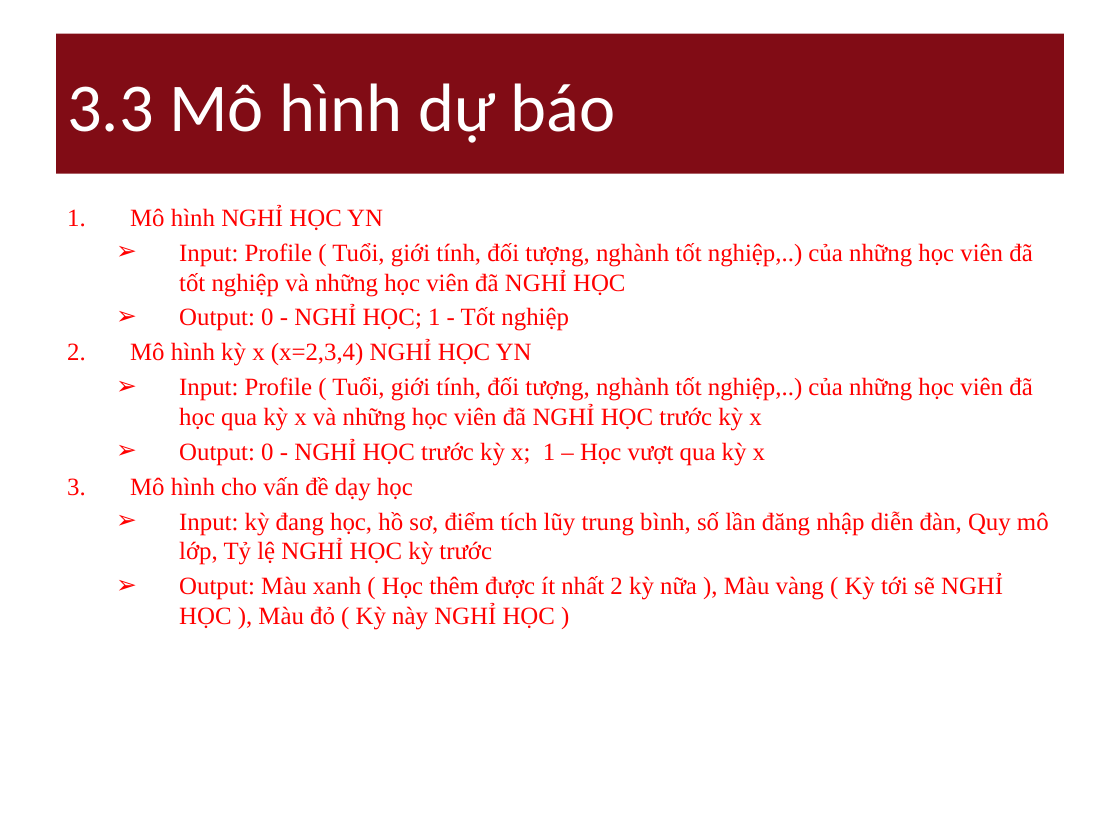
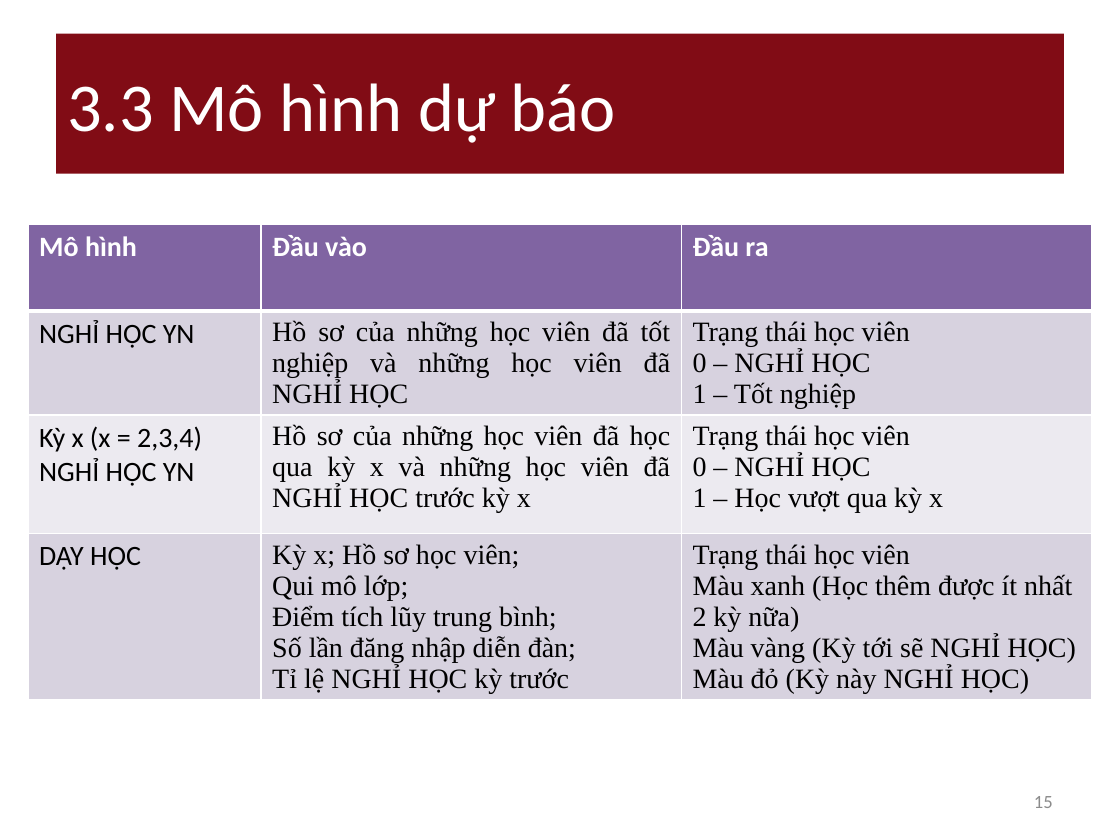
Before and after one commit to nguyendanhtu/drop-out, a slide deck: slide 15 of 01. Document/DropOut_Project_Report v_3.12.2011.pptx (slide 14 before the commit). Drawn at 1120x840 pixels with LibreOffice and Linux fonts; fonts in the diff are those of the drawing. Boxes give left, top, right and bottom in pixels: in the first picture for what was removed or moved away, otherwise in the second. Text is boxed around its words. In the diff, an @@ line names an element or a change of style, - is before the commit and + after.

```diff
--- a/01. Document/DropOut_Project_Report v_3.12.2011.pptx
+++ b/01. Document/DropOut_Project_Report v_3.12.2011.pptx
@@ text removed at (130, 206, 1049, 630) @@
-1. Mô hình NGHỈ HỌC YN
-  ➢ Input: Profile ( Tuổi, giới tính, đối tượng, nghành tốt nghiệp,..) của những học viên đã tốt nghiệp và những học viên đã NGHỈ HỌC
-  ➢ Output: 0 - NGHỈ HỌC; 1 - Tốt nghiệp
-2. Mô hình kỳ x (x=2,3,4) NGHỈ HỌC YN
-  ➢ Input: Profile ( Tuổi, giới tính, đối tượng, nghành tốt nghiệp,..) của những học viên đã học qua kỳ x và những học viên đã NGHỈ HỌC trước kỳ x
-  ➢ Output: 0 - NGHỈ HỌC trước kỳ x; 1 – Học vượt qua kỳ x
-3. Mô hình cho vấn đề dạy học
-  ➢ Input: kỳ đang học, hồ sơ, điểm tích lũy trung bình, số lần đăng nhập diễn đàn, Quy mô lớp, Tỷ lệ NGHỈ HỌC kỳ trước
-  ➢ Output: Màu xanh ( Học thêm được ít nhất 2 kỳ nữa ), Màu vàng ( Kỳ tới sẽ NGHỈ HỌC ), Màu đỏ ( Kỳ này NGHỈ HỌC )
@@ table added at (28, 224, 1092, 720), 4 rows, 3 columns @@
+Mô hình | Đầu vào | Đầu ra
+NGHỈ HỌC YN | Hồ sơ của những học viên đã tốt nghiệp và những học viên đã NGHỈ HỌC | Trạng thái học viên 0 – NGHỈ HỌC 1 – Tốt nghiệp
+Kỳ x (x = 2,3,4) NGHỈ HỌC YN | Hồ sơ của những học viên đã học qua kỳ x và những học viên đã NGHỈ HỌC trước kỳ x | Trạng thái học viên 0 – NGHỈ HỌC / 1 – Học vượt qua kỳ x
+DẠY HỌC | Kỳ x; Hồ sơ học viên; / Qui mô lớp; Điểm tích lũy trung bình; Số lần đăng nhập diễn đàn; Tỉ lệ NGHỈ HỌC kỳ trước | Trạng thái học viên Màu xanh (Học thêm được ít nhất 2 kỳ nữa) / Màu vàng (Kỳ tới sẽ NGHỈ HỌC) Màu đỏ (Kỳ này NGHỈ HỌC)
@@ page number added at (1034, 796, 1053, 808), 12 pt, text #8C8C8C @@
+15
```
Also in this commit, not shown: 18 other slides changed, 2 slides added, 1 other file.
